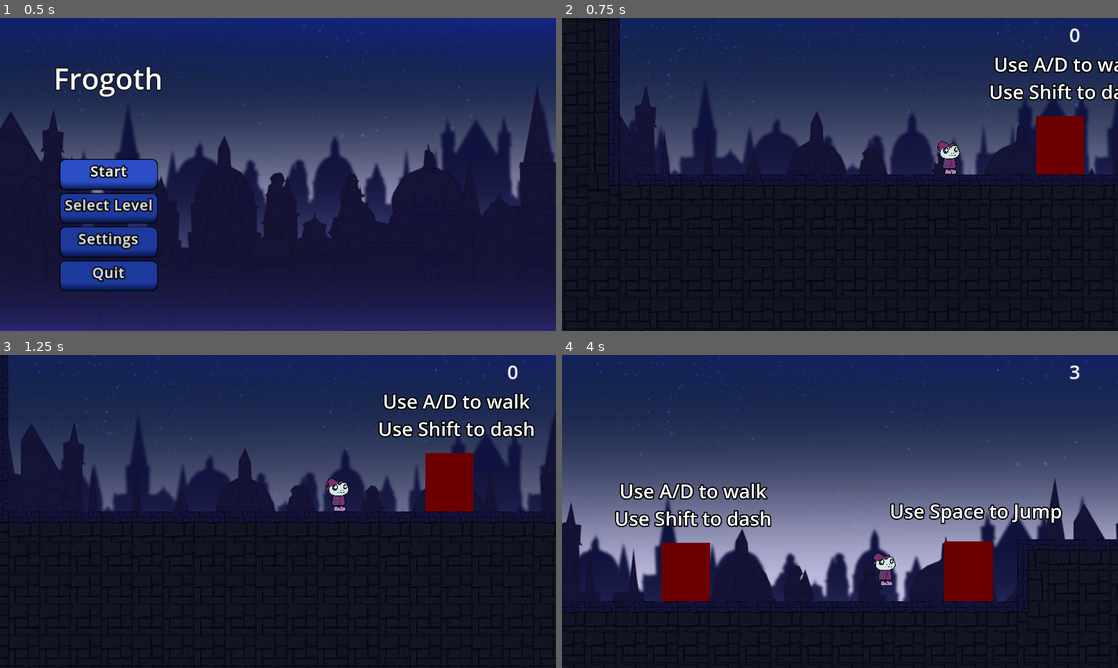
Above: before the commit, frames 1-4 (two rows, left to right).
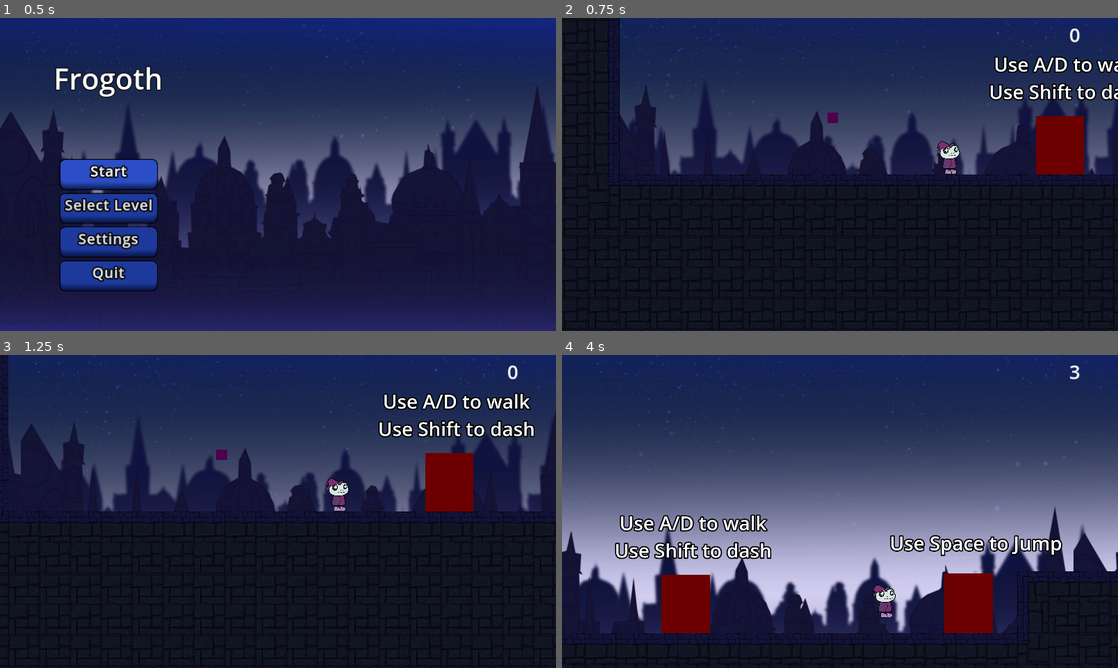
Above: after the commit, the same moments.

Repository: DerBrotDoktor/Frogoth
Game: Godot game, scene res://scenes/main/main.tscn
Two runs of this game, one before a commit and one after it. Both use one fixed random seed, a clock stepped at 60 frames per second and the inputs below.
Inputs:
- Up to frame 1 (0.5 s): no input
- Up to frame 2 (0.75 s): click "Start" at 0.5 s
- Up to frame 3 (1.25 s): no input
- Up to frame 4 (4 s): hold Space (jump) 1.28-2.03 s; hold D (right) 1.28-2.78 s; tap Shift (dash) at 2.1 s; tap Space (jump) at 2.27, 2.3, 2.57, 3.6, 3.77 s; hold A (left) 2.78-3.53 s; hold Space (jump) 2.78-3.53 s; tap F (discrad_shape) at 2.85 s; hold D (right) from 3.53 s (still down)

Frame 1 is identical in both runs. In frame 2, less than 0.1% of the frame differs, in the area x 47-50%, y 30-34%; in frame 3, less than 0.1%; in frame 4, 21%, in the area x 0-100%, y 39-100%.

Commit message:
Added: tripple jump dor player Added: jump point functionality
--HG--
branch : NewOrbJump

Diff:
--- /dev/null
+++ b/scenes/jump_point/jump_point.gd
@@ -0,0 +1,16 @@
+extends Area2D
+
+
+func use_point():
+	$RefreshTimer.start()
+	set_deferred("monitorable",false)
+	$SpriteDeactivated.visible = true
+	$SpriteActivated.visible = false
+
+func refresh_point():
+	set_deferred("monitorable",true)
+	$SpriteDeactivated.visible = false
+	$SpriteActivated.visible = true
+
+func _on_refresh_timer_timeout():
+	refresh_point()
--- a/scenes/jump_point/jump_point.tscn
+++ b/scenes/jump_point/jump_point.tscn
@@ -1,15 +1,30 @@
-[gd_scene load_steps=3 format=3 uid="uid://cj7mb0cagsptn"]
+[gd_scene load_steps=4 format=3 uid="uid://cj7mb0cagsptn"]
+
+[ext_resource type="Script" path="res://scenes/jump_point/jump_point.gd" id="1_0nlay"]
 
 [sub_resource type="PlaceholderTexture2D" id="PlaceholderTexture2D_r6txh"]
-size = Vector2(60, 60)
+size = Vector2(150, 150)
 
 [sub_resource type="CircleShape2D" id="CircleShape2D_2ttjw"]
-radius = 64.0312
+radius = 125.0
 
 [node name="JumpPoint" type="Area2D" groups=["jump_point"]]
+script = ExtResource("1_0nlay")
 
-[node name="Sprite" type="Sprite2D" parent="."]
+[node name="SpriteActivated" type="Sprite2D" parent="."]
+visible = false
+texture = SubResource("PlaceholderTexture2D_r6txh")
+
+[node name="SpriteDeactivated" type="Sprite2D" parent="."]
+modulate = Color(0.301961, 0.301961, 0.301961, 1)
 texture = SubResource("PlaceholderTexture2D_r6txh")
 
 [node name="TriggerShape" type="CollisionShape2D" parent="."]
+visible = false
 shape = SubResource("CircleShape2D_2ttjw")
+
+[node name="RefreshTimer" type="Timer" parent="."]
+wait_time = 2.0
+one_shot = true
+
+[connection signal="timeout" from="RefreshTimer" to="." method="_on_refresh_timer_timeout"]
--- a/scenes/level/level_tutorial_1.tscn
+++ b/scenes/level/level_tutorial_1.tscn
@@ -26,6 +26,10 @@
 
 [node name="PlayerSpwanPoint" parent="." instance=ExtResource("3_lyrsc")]
 position = Vector2(970, -82)
+
+[node name="JumpPoint" parent="." instance=ExtResource("3_6oclq")]
+position = Vector2(491, -235)
+scale = Vector2(0.3, 0.3)
 
 [node name="BashPoints" type="Node2D" parent="."]
 position = Vector2(-9, 0)
--- a/scenes/player/player.gd
+++ b/scenes/player/player.gd
@@ -18,6 +18,7 @@
 
 var can_jump = false
 var can_double_jump = false
+var can_tripple_jump = false
 var jump_time = 0.0
 var is_disabled = false
 var can_move = true
@@ -97,7 +98,13 @@
 	if not $JumpBufferTimer.is_stopped() and can_jump:
 		$JumpBufferTimer.stop()
 		$CoyoteTimer.stop()
-		if can_double_jump:
+		if can_tripple_jump:
+			can_tripple_jump = false
+			can_jump = true
+			can_double_jump = true
+			velocity.y = jump_velocity
+			jump_time = 0.0
+		elif can_double_jump:
 			can_jump = true
 			can_double_jump = false
 			velocity.y = jump_velocity
@@ -116,20 +123,23 @@
 	elif is_on_floor():
 		can_jump = true
 		can_double_jump = true
+		can_tripple_jump = true
+
 
 func _on_coyote_timer_timeout():
 	can_jump = true
-	can_double_jump = false
+	can_double_jump = true
+	can_tripple_jump = false
 
 var last_mouse_position
 
 func _on_trigger_area_area_entered(area):
 	if area.is_in_group("jump_point"):
-		return
-
-func _on_trigger_area_area_exited(area):
-	if area.is_in_group("jump_point"):
-		return
+		print("point")
+		area.use_point()
+		can_jump = true
+		can_double_jump = true
+		can_tripple_jump = true
 
 func _on_trigger_area_body_entered(body):
 	if body.is_in_group("bullet"):
@@ -165,7 +175,6 @@
 		current_health -= damage
 	else:
 		die()
-	print(current_health)
 
 func die():
 	player_died.emit()
